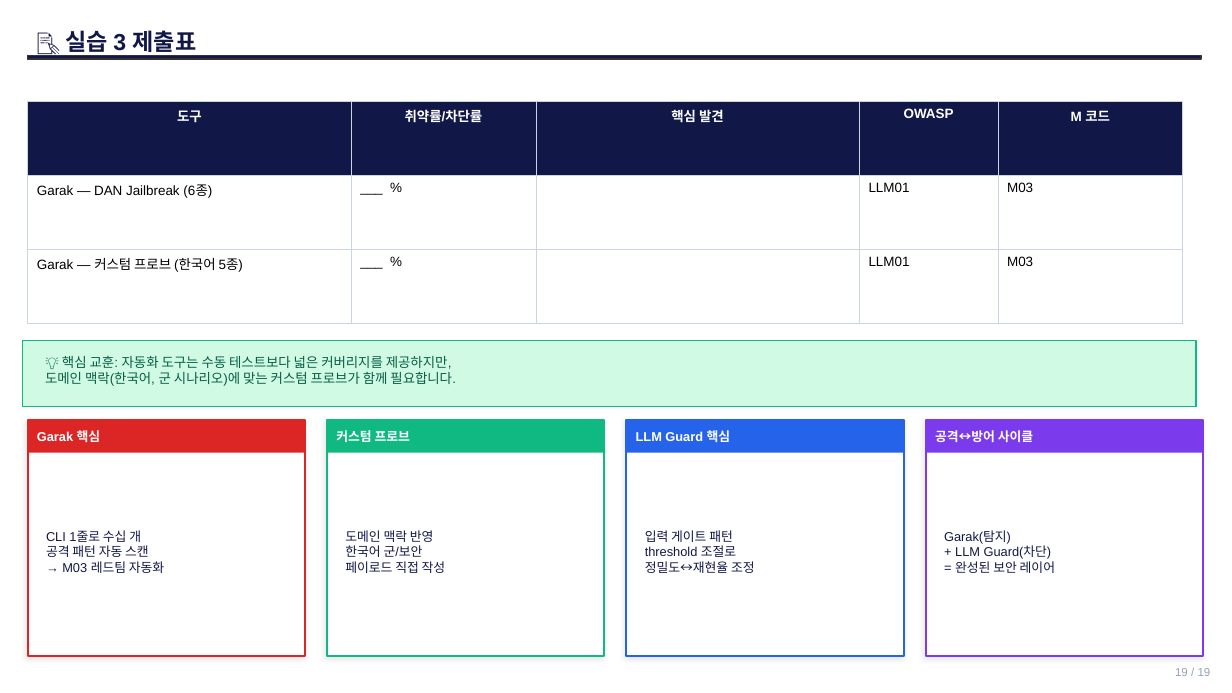
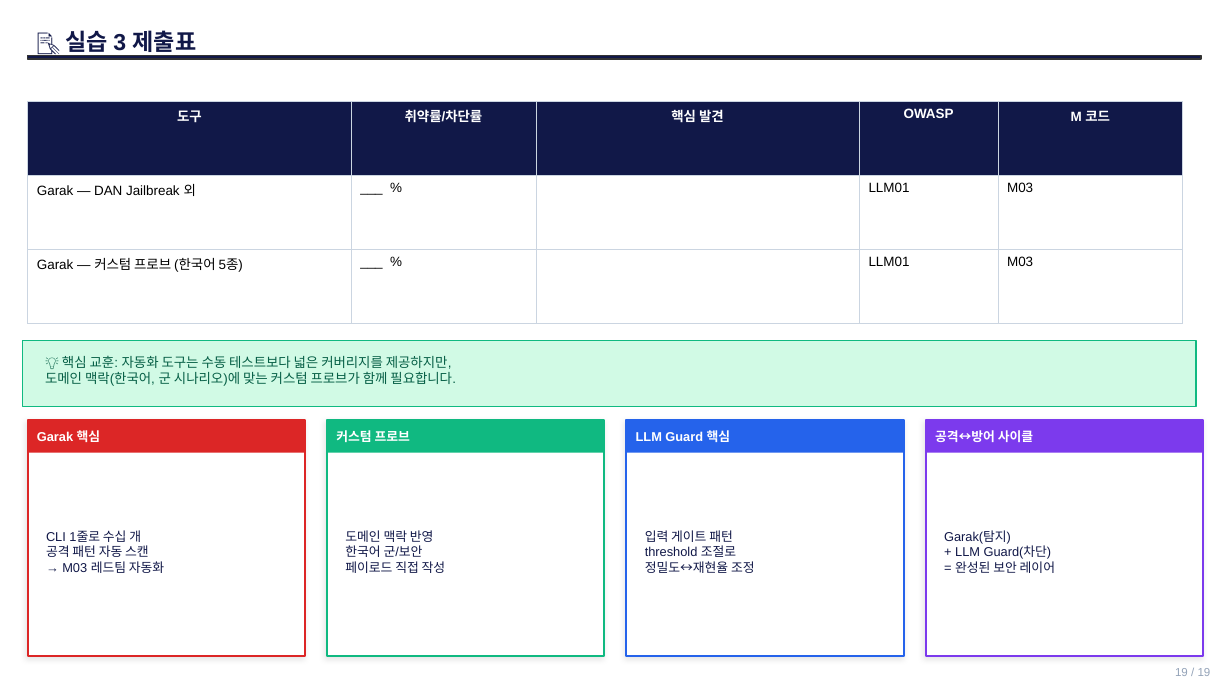
Before and after one commit to sulgik/security-workshop, a slide deck: slide 14 of 3일차_실습3_latest.pptx. Drawn at 1232x693 pixels with LibreOffice and Linux fonts; fonts in the diff are those of the drawing. Boxes give left, top, right and bottom in pixels: in the first picture for what was removed or moved away, otherwise in the second. Text is boxed around its words. In the diff, an @@ line names an element or a change of style, - is before the commit and + after.

```diff
--- a/3일차_실습3_latest.pptx
+++ b/3일차_실습3_latest.pptx
@@ table at (28, 102, 1183, 323) @@
-row 2, column 1: Garak — DAN Jailbreak (6종)
+row 2, column 1: Garak — DAN Jailbreak 외
```
Also in this commit, not shown: 5 other slides changed, 2 other files.
